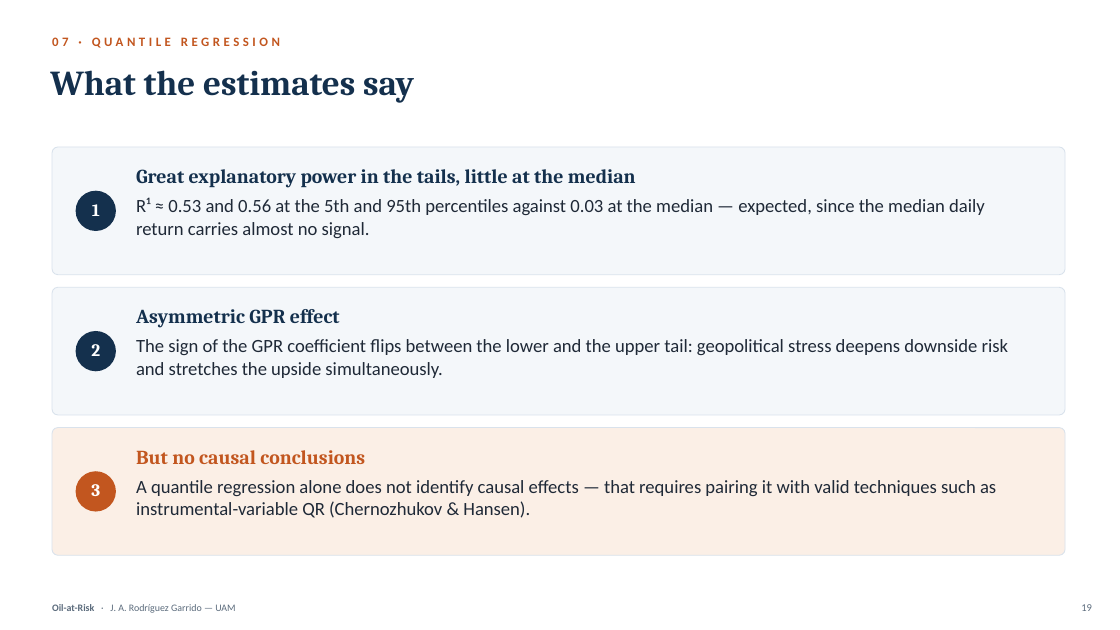
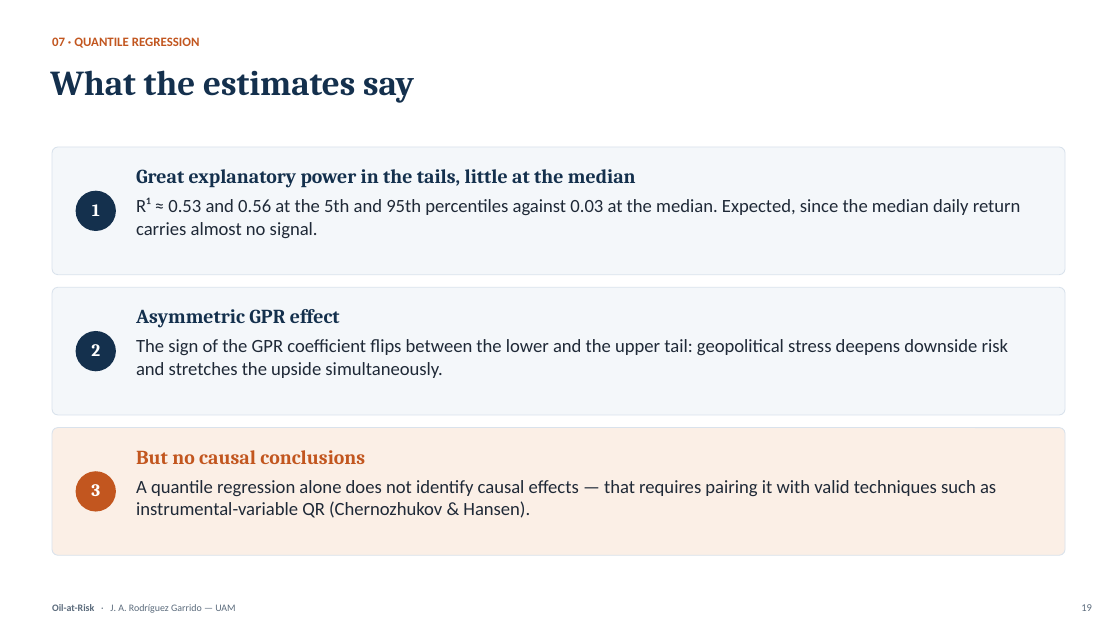
Before and after one commit to Alejandro-bot-one/Oil-at-Risk, a slide deck: slide 17 of deliverable/presentation/Oil-at-Risk_Defense.pptx (slide 19 before the commit). Drawn at 1120x630 pixels with LibreOffice and Linux fonts; fonts in the diff are those of the drawing. Boxes give left, top, right and bottom in pixels: in the first picture for what was removed or moved away, otherwise in the second. Text is boxed around its words. In the diff, an @@ line names an element or a change of style, - is before the commit and + after.

```diff
--- a/deliverable/presentation/Oil-at-Risk_Defense.pptx
+++ b/deliverable/presentation/Oil-at-Risk_Defense.pptx
@@ text "07 · QUANTILE REGRESSION" at bbox=[52, 37, 200, 48]: letter spacing 3 to 0 pt @@
@@ text at bbox=[136, 197, 1021, 238]: text changed @@
-R¹ ≈ 0.53 and 0.56 at the 5th and 95th percentiles against 0.03 at the median — expected, since the median daily return carries almost no signal.
+R¹ ≈ 0.53 and 0.56 at the 5th and 95th percentiles against 0.03 at the median. Expected, since the median daily return carries almost no signal.
```
Also in this commit, not shown: 63 other slides changed, 5 slides added, 1 slide removed, 10 other files.
